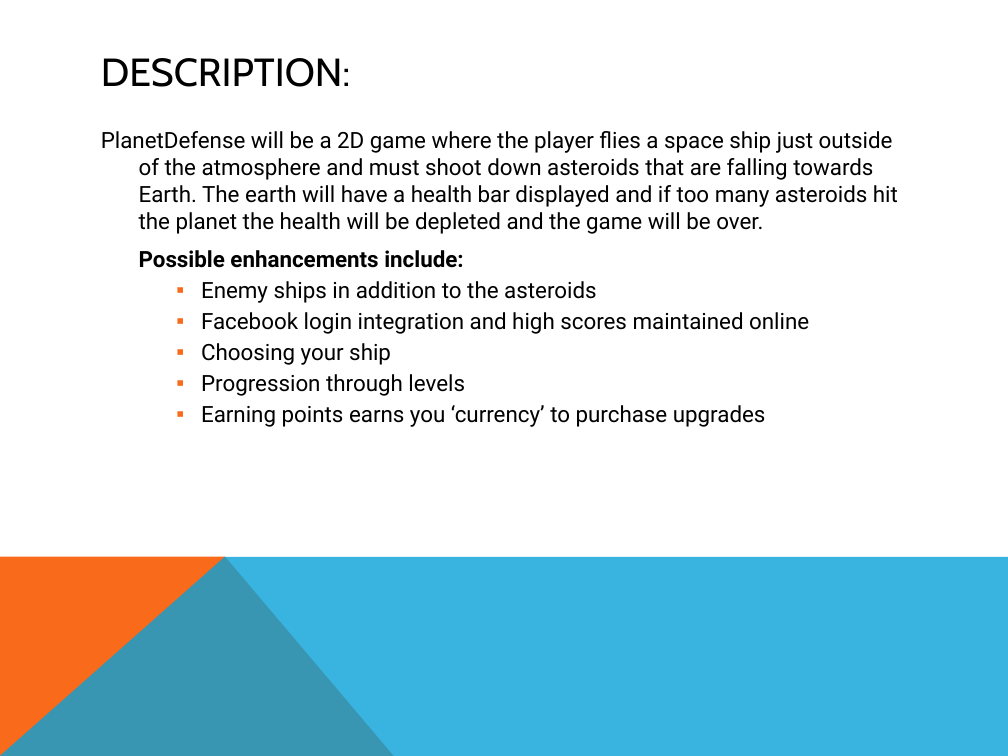
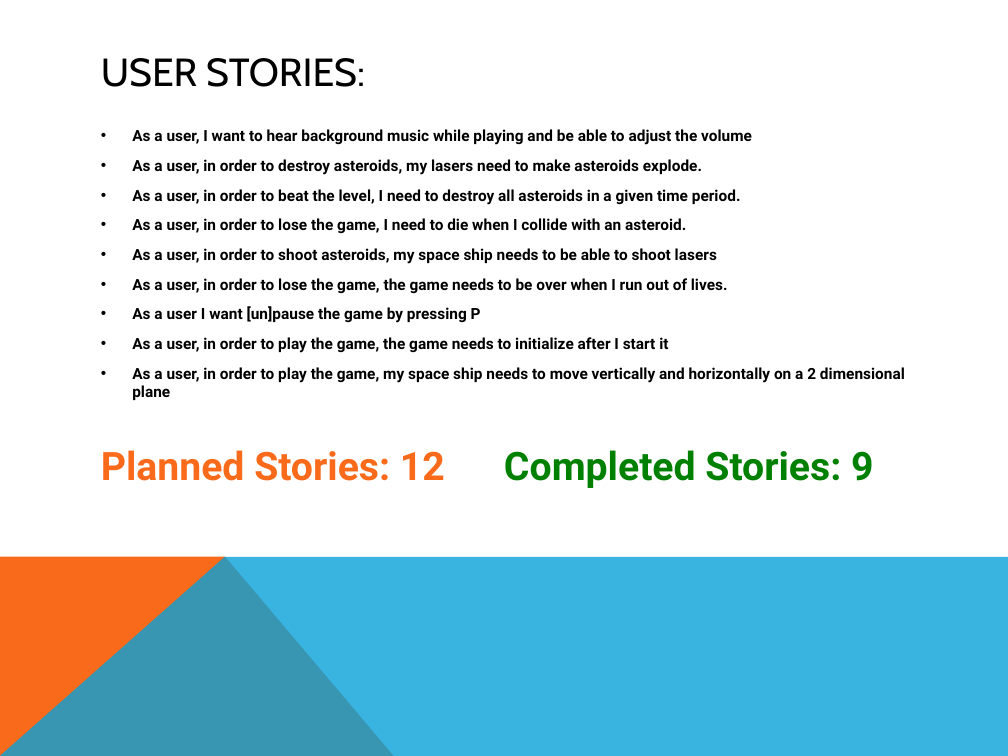
Before and after one commit to csce3513/Team6, a slide deck: slide 2 of docs/presentation-2.pptx. Drawn at 1008x756 pixels with LibreOffice and Linux fonts; fonts in the diff are those of the drawing. Boxes give left, top, right and bottom in pixels: in the first picture for what was removed or moved away, otherwise in the second. Text is boxed around its words. In the diff, an @@ line names an element or a change of style, - is before the commit and + after.

Commit message:
Adding presentation 2

```diff
--- a/docs/presentation-2.pptx
+++ b/docs/presentation-2.pptx
@@ title at (101,58,365,87): text changed @@
-DESCRIPTION:
+USER STORIES:
@@ text at (101,129,905,488): text changed; size 16 to 11 pt; bold on @@
-PlanetDefense will be a 2D game where the player flies a space ship just outside of the atmosphere and must shoot down asteroids that are falling towards Earth. The earth will have a health bar displayed and if too many asteroids hit the planet the health will be depleted and the game will be over.
-Possible enhancements include:
-        ▪ Enemy ships in addition to the asteroids
-        ▪ Facebook login integration and high scores maintained online
-        ▪ Choosing your ship
-        ▪ Progression through levels
-        ▪ Earning points earns you ‘currency’ to purchase upgrades
+• As a user, I want to hear background music while playing and be able to adjust the volume
+• As a user, in order to destroy asteroids, my lasers need to make asteroids explode.
+• As a user, in order to beat the level, I need to destroy all asteroids in a given time period.
+• As a user, in order to lose the game, I need to die when I collide with an asteroid.
+• As a user, in order to shoot asteroids, my space ship needs to be able to shoot lasers
+• As a user, in order to lose the game, the game needs to be over when I run out of lives.
+• As a user I want [un]pause the game by pressing P
+• As a user, in order to play the game, the game needs to initialize after I start it
+• As a user, in order to play the game, my space ship needs to move vertically and horizontally on a 2 dimensional plane
+Planned Stories: 12 Completed Stories: 9
```
Also in this commit, not shown: 1 other slide changed, 10 slides added, 6 slides removed, 1 other file.
